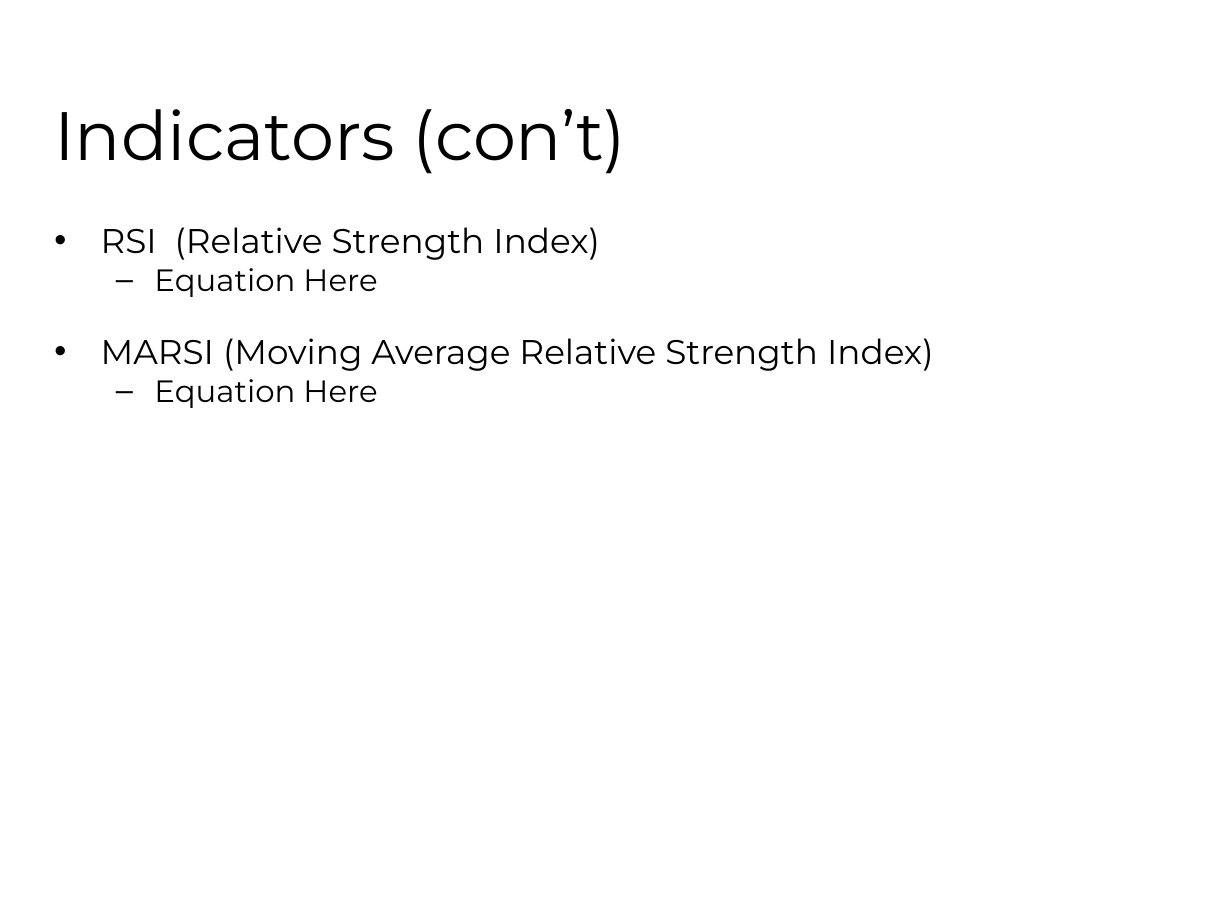
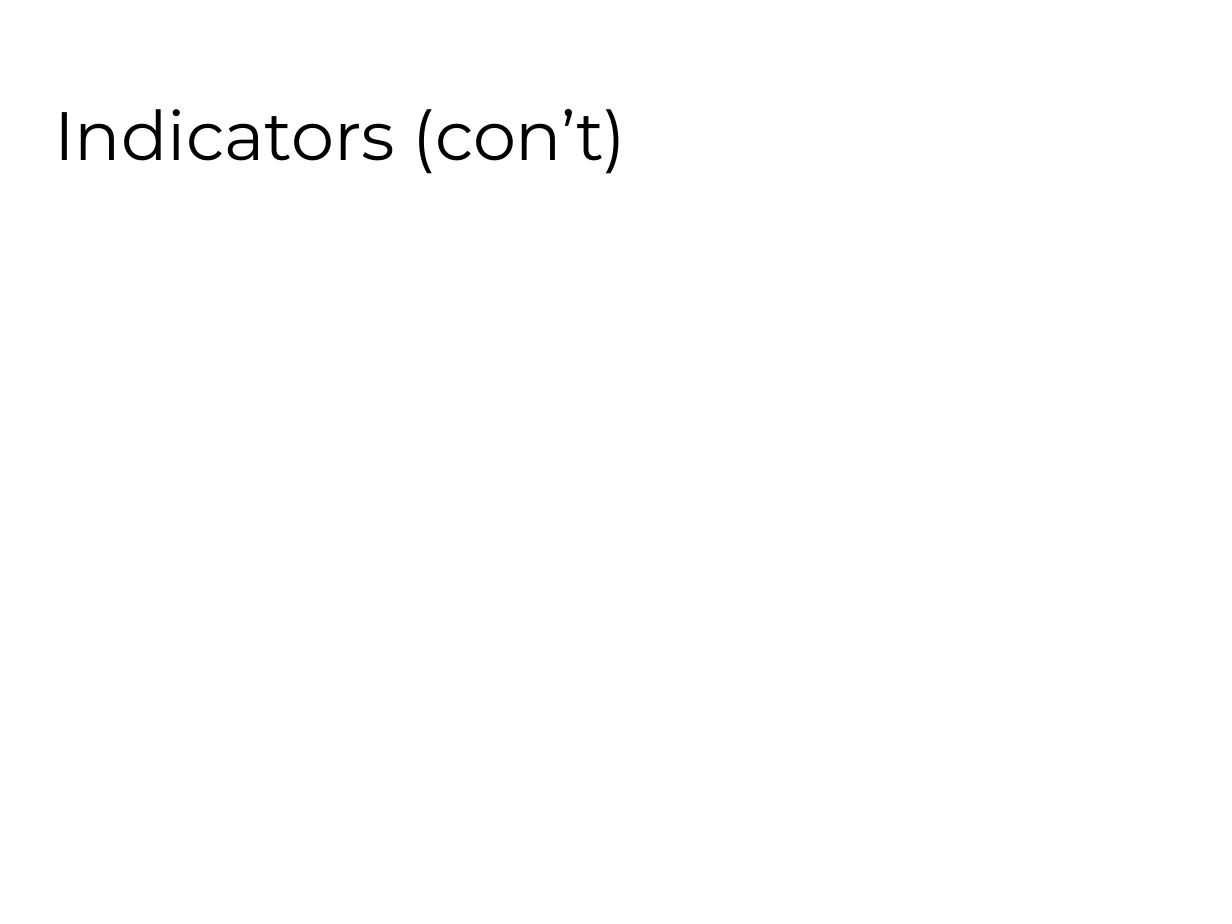
Before and after one commit to fhh23/Evolving-Stock-Market-Indicators-Using-Multi-Objective-Genetic-Algorithms, a slide deck: slide 13 of CSE848_Hormasji_Reiff_ProjectPresentation.pptx (slide 12 before the commit). Drawn at 1232x924 pixels with LibreOffice and Linux fonts; fonts in the diff are those of the drawing; grey boxes stand for pictures; background and template pictures are left out. Boxes give left, top, right and bottom in pixels: in the first picture for what was removed or moved away, otherwise in the second. Text is boxed around its words. In the diff, an @@ line names an element or a change of style, - is before the commit and + after.

Commit message:
Added results and indicators to the PPT.

```diff
--- a/CSE848_Hormasji_Reiff_ProjectPresentation.pptx
+++ b/CSE848_Hormasji_Reiff_ProjectPresentation.pptx
@@ text removed at (x1=101, y1=227, x2=934, y2=408) @@
-• RSI (Relative Strength Index)
-  – Equation Here
-• MARSI (Moving Average Relative Strength Index)
-  – Equation Here
```
Also in this commit, not shown: 5 other slides changed, 1 slide added, 1 other file.
